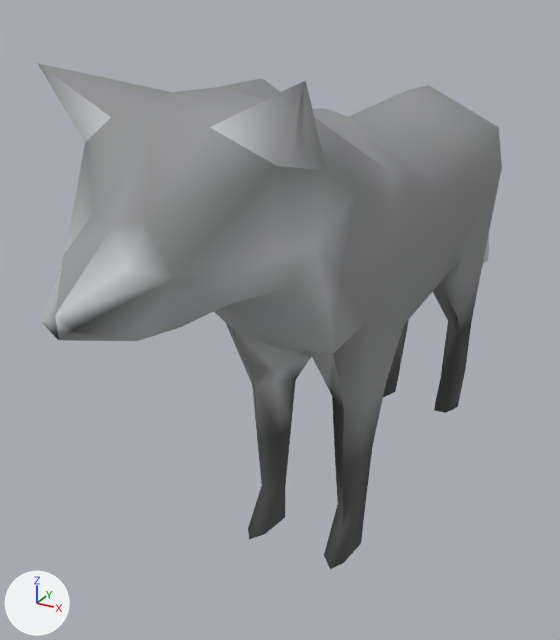
The glTF model public/assets/models/reference/Grey_Wolf_Reference.gltf as it was, and as the next commit left it.
Rendered twice from a camera (50 mm lens) standing at (44.9, -109.5, 81.5) and looking at (-12.6, -5.0, 29.3). Arrows for +X, +Y and +Z are at lower left; the lights stay in place. The picture after the commit comes second. Vertices at exactly the same position are counted once.

The older version as bpy lines, for what is in view:
```python
mat_reference_grey_wolf_coat = bpy.data.materials.new('Reference grey wolf coat')
mat_reference_grey_wolf_coat.use_nodes = True; mat_reference_grey_wolf_coat.node_tree.nodes.clear()
_N = mat_reference_grey_wolf_coat.node_tree.nodes; _L = mat_reference_grey_wolf_coat.node_tree.links
n0 = _N.new('ShaderNodeBsdfPrincipled'); n0.name = 'Principled BSDF'
n0.inputs[2].default_value = 0.94  # 'Roughness'
n1 = _N.new('ShaderNodeOutputMaterial'); n1.name = 'Material Output'
n2 = _N.new('ShaderNodeVertexColor'); n2.name = 'Color Attribute'
_L.new(n0.outputs[0], n1.inputs[0])  # 'BSDF' to 'Surface'
_L.new(n2.outputs[0], n0.inputs[0])  # 'Color' to 'Base Color'
me_fox1 = bpy.data.meshes.new('fox1')
me_fox1.from_pydata(...)  # 290 vertices, 576 faces; spans x -14.9..14.9, y -66.6..78.2, z -0.1..74.0
me_fox1.materials.append(mat_reference_grey_wolf_coat)
ob_fox = bpy.data.objects.new('fox', me_fox1)
ob_fox.location = (0.0, 0.0, 0.0)
```
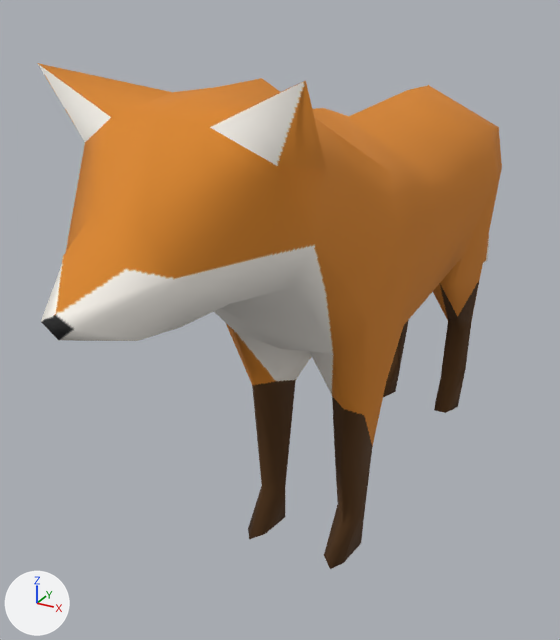
Pixel boxes [x1, y1, x2, y2] of what changed, in the pictures (560 x 640 px):
'fox', surface changed, recoloured (grey to orange)
    both: [37, 63, 502, 569]

Diff of the bpy script that builds the scene:
```diff
--- a/public/assets/models/reference/Grey_Wolf_Reference.gltf.py
+++ b/public/assets/models/reference/Grey_Wolf_Reference.gltf.py
@@ img_image_0 @@
+img_image_0 = load_image('Image_0', '_unpacked/Image_0', 1024, 1024, 'sRGB')
@@ mat_reference_grey_wolf_coat @@
 n0 = _N.new('ShaderNodeBsdfPrincipled'); n0.name = 'Principled BSDF'
 n1 = _N.new('ShaderNodeOutputMaterial'); n1.name = 'Material Output'
-n2 = _N.new('ShaderNodeVertexColor'); n2.name = 'Color Attribute'
+n3 = _N.new('ShaderNodeTexImage'); n3.name = 'Image Texture'
+n3.image = img_image_0
 _L.new(n0.outputs[0], n1.inputs[0])  # 'BSDF' to 'Surface'
-_L.new(n2.outputs[0], n0.inputs[0])  # 'Color' to 'Base Color'
+_L.new(n3.outputs[0], n0.inputs[0])  # 'Color' to 'Base Color'
@@ me_fox1 @@
 me_fox1.from_pydata(...)  # 290 vertices, 576 faces; spans x -14.9..14.9, y -66.6..78.2, z -0.1..74.0
 # used by ob_fox; location = (0.0, 0.0, 0.0)
+# me_fox1 part 1: vertex colours changed
 me_fox1.materials.append(mat_reference_grey_wolf_coat)
```
